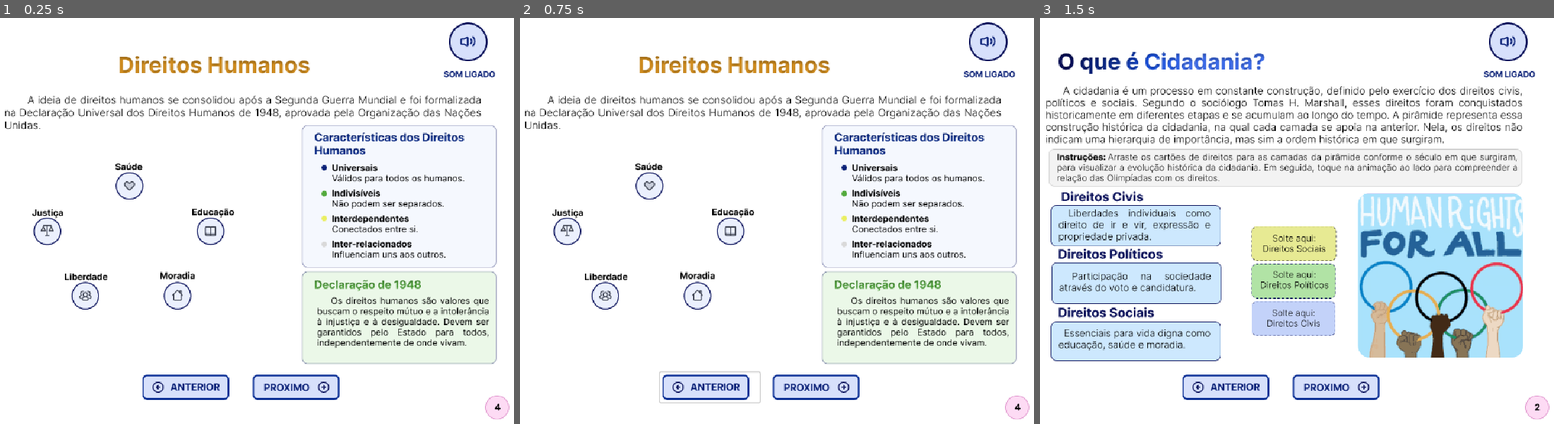
Above: before the commit, frames 1-3 (left to right).
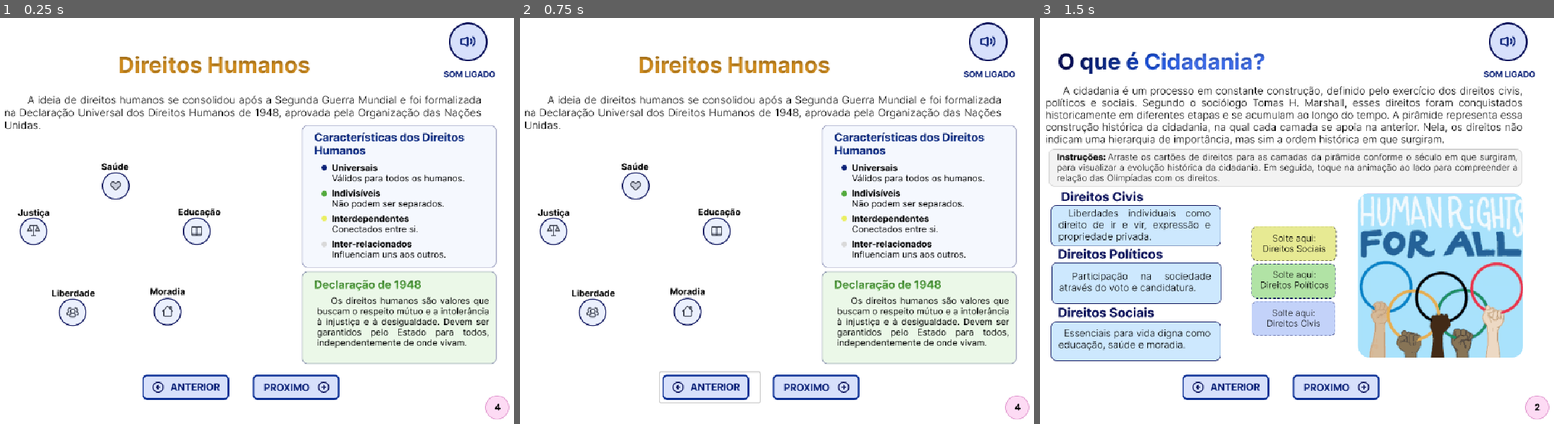
Above: after the commit, the same moments.

Repository: beatrizldsantos/ebook-direitos-e-cidadania
Game: Godot game, scene res://scenes/frame4_dirHum.tscn
Two runs of this game, one before a commit and one after it. Both use one fixed random seed, a clock stepped at 60 frames per second and the inputs below. This scene is started directly instead of the project's main scene. Video files are missing from this copy of the repository; at most half a second of black plays in their place.
Inputs (mouse positions are in pixels of both pictures, inside the frame that each line leads up to):
- Up to frame 1 (0.25 s): no input
- Up to frame 2 (0.75 s): click (710, 387) at 0.5 s
- Up to frame 3 (1.5 s): click (1332, 387) at 1.25 s

The runs differ from the first frame. In frame 1, 1.7% of the frame differs, in the area x 3-46%, y 35-76%; in frame 2, 1.7%; in frame 3, nothing differs.

Commit message:
fix(frame4): implementa reprodução de vídeo sincronizada com interação e ajusta timer para 30s

Diff:
--- a/scenes/frame4_dirHum.tscn
+++ b/scenes/frame4_dirHum.tscn
@@ -1,6 +1,7 @@
-[gd_scene load_steps=11 format=3 uid="uid://bm7dmwaht8a7b"]
+[gd_scene load_steps=13 format=3 uid="uid://bm7dmwaht8a7b"]
 
 [ext_resource type="Texture2D" uid="uid://uh7o2qos6rrc" path="res://assets/images/Frame 4 - Direitos Humanos.png" id="1_njmjs"]
+[ext_resource type="VideoStream" uid="uid://5ixuxpplh6ov" path="res://assets/Videos/Frame4_video.ogv" id="3_ge64o"]
 [ext_resource type="Texture2D" uid="uid://cdfopk5gj6w6n" path="res://assets/button/ant_capa.png" id="4_sks6p"]
 [ext_resource type="Script" uid="uid://d26rndu622wp5" path="res://scripts/buttons.gd" id="5_ap47d"]
 [ext_resource type="Script" uid="uid://dqi8p32j3h6ts" path="res://scripts/InteracaoFrame4.gd" id="5_ge64o"]
@@ -10,6 +11,12 @@
 [ext_resource type="Texture2D" uid="uid://ch5jsbwvfjrcf" path="res://assets/images/Components_Frame 4/Elem_Moradia.png" id="9_rk38d"]
 [ext_resource type="Texture2D" uid="uid://likdphl5lsl3" path="res://assets/images/Components_Frame 4/Elem_Liberdade.png" id="10_0503n"]
 [ext_resource type="Texture2D" uid="uid://hx7nte7kymnr" path="res://assets/images/Components_Frame 4/Elem_Justica.png" id="11_i1cq7"]
+
+[sub_resource type="StyleBoxFlat" id="StyleBoxFlat_ap47d"]
+corner_radius_top_left = 110
+corner_radius_top_right = 110
+corner_radius_bottom_right = 110
+corner_radius_bottom_left = 110
 
 [node name="Frame4_tscn" type="Node2D"]
 script = ExtResource("5_ge64o")
@@ -27,6 +34,53 @@
 anchor_right = 25.6
 anchor_bottom = 19.2
 texture = ExtResource("1_njmjs")
+
+[node name="Sprit2dPanel" type="Panel" parent="Background"]
+visible = false
+clip_children = 2
+layout_mode = 1
+anchors_preset = -1
+anchor_left = 5.6000004
+anchor_top = 9.6
+anchor_right = 8.650001
+anchor_bottom = 12.400001
+offset_left = -1.5258789e-05
+offset_top = -8.0
+offset_right = -2.0000305
+offset_bottom = -3.0517578e-05
+theme_override_styles/panel = SubResource("StyleBoxFlat_ap47d")
+
+[node name="SubViewportContainer" type="SubViewportContainer" parent="Background/Sprit2dPanel"]
+layout_mode = 1
+anchors_preset = 15
+anchor_right = 1.0
+anchor_bottom = 1.0
+grow_horizontal = 2
+grow_vertical = 2
+stretch = true
+metadata/_edit_lock_ = true
+
+[node name="SubViewport" type="SubViewport" parent="Background/Sprit2dPanel/SubViewportContainer"]
+handle_input_locally = false
+size = Vector2i(120, 120)
+render_target_update_mode = 4
+
+[node name="VideoStreamPlayer" type="VideoStreamPlayer" parent="Background/Sprit2dPanel/SubViewportContainer/SubViewport"]
+anchors_preset = -1
+anchor_left = -0.57500005
+anchor_top = -0.42900002
+anchor_right = 1.692
+anchor_bottom = 1.5000001
+offset_left = -75.87499
+offset_top = 53.776
+offset_right = 52.73996
+offset_bottom = 57.999985
+grow_horizontal = 2
+grow_vertical = 2
+stream = ExtResource("3_ge64o")
+expand = true
+loop = true
+metadata/_edit_lock_ = true
 
 [node name="VBoxContainer" type="VBoxContainer" parent="."]
 offset_left = 328.0
@@ -68,10 +122,10 @@
 anchor_top = 0.4694915
 anchor_right = 0.63100004
 anchor_bottom = 0.586
-offset_right = 0.20098877
+offset_left = -25.0
+offset_right = -24.799011
 offset_bottom = 0.25997925
 texture = ExtResource("7_y2yqh")
-metadata/_edit_use_anchors_ = true
 
 [node name="Educacao" type="TextureRect" parent="InteractiveArea/PentagonContainer"]
 layout_mode = 1
@@ -80,7 +134,8 @@
 anchor_top = 0.6135593
 anchor_right = 0.94521934
 anchor_bottom = 0.76230514
-offset_right = -0.021026611
+offset_left = -25.0
+offset_right = -25.021027
 offset_bottom = 0.23995972
 texture = ExtResource("8_84db8")
 metadata/_edit_use_anchors_ = true
@@ -88,26 +143,27 @@
 [node name="Moradia" type="TextureRect" parent="InteractiveArea/PentagonContainer"]
 layout_mode = 1
 anchors_preset = -1
-anchor_left = 0.68809074
-anchor_top = 0.8084746
-anchor_right = 0.8087544
-anchor_bottom = 0.9574407
-offset_right = 0.16894531
-offset_bottom = 0.10998535
+anchor_left = 0.69376177
+anchor_top = 0.80508476
+anchor_right = 0.8144254
+anchor_bottom = 0.9540509
+offset_left = -20.99997
+offset_top = 31.0
+offset_right = -20.831024
+offset_bottom = 31.109985
 texture = ExtResource("9_rk38d")
-metadata/_edit_use_anchors_ = true
 
 [node name="Liberdade" type="TextureRect" parent="InteractiveArea/PentagonContainer"]
 layout_mode = 1
 anchors_preset = -1
-anchor_left = 0.37100002
-anchor_top = 0.81200004
-anchor_right = 0.522
-anchor_bottom = 0.96300006
-offset_left = -7.259018
-offset_top = -0.08001709
-offset_right = -7.1380005
-offset_bottom = -0.17004395
+anchor_left = 0.312
+anchor_top = 0.85400003
+anchor_right = 0.469
+anchor_bottom = 1.014
+offset_left = 0.95199585
+offset_top = 5.139984
+offset_right = -2.1010132
+offset_bottom = -0.26000977
 texture = ExtResource("10_0503n")
 
 [node name="Justica" type="TextureRect" parent="InteractiveArea/PentagonContainer"]
@@ -117,9 +173,9 @@
 anchor_top = 0.615
 anchor_right = 0.35900003
 anchor_bottom = 0.763
-offset_left = 0.80799866
+offset_left = -24.192001
 offset_top = 0.1499939
-offset_right = 0.08898926
+offset_right = -24.91101
 offset_bottom = -0.17001343
 texture = ExtResource("11_i1cq7")
 
--- a/scripts/InteracaoFrame4.gd
+++ b/scripts/InteracaoFrame4.gd
@@ -1,6 +1,8 @@
 extends Node2D
 
 @onready var container = $InteractiveArea/PentagonContainer
+@onready var video_panel = $Background/Sprit2dPanel
+@onready var video_player = $Background/Sprit2dPanel/SubViewportContainer/SubViewport/VideoStreamPlayer
 var lines_container: Node2D
 
 var icons = {}
@@ -60,6 +62,12 @@
 
 	is_locked = true
 	active = true
+
+	if video_panel:
+		video_panel.visible = true
+	if video_player:
+		video_player.play()
+
 	current_active_icon = touched_name
 	var icon = icons[touched_name]
 
@@ -93,7 +101,7 @@
 		if icons.has(pair[0]) and icons.has(pair[1]):
 			create_animated_line(icons[pair[0]], icons[pair[1]])
 
-	await get_tree().create_timer(15.0).timeout
+	await get_tree().create_timer(29.0).timeout
 	end_interaction()
 
 func create_animated_line(node_a, node_b):
@@ -159,6 +167,11 @@
 	current_active_icon = ""
 	is_locked = false
 
+	if video_player:
+		video_player.stop()
+	if video_panel:
+		video_panel.visible = false
+
 	var t_out = create_tween()
 	t_out.tween_property(lines_container, "modulate:a", 0.0, 0.3)
 	t_out.tween_callback(func():
Not shown, added: assets/Videos/Frame4_video.ogv.uid
Not shown, added: assets/Videos/Vídeo-sem-título-‐-Feito-com-o-Clipchamp-_1_.ogv.uid
Not shown, added: assets/Videos/Frame4_video.ogv
